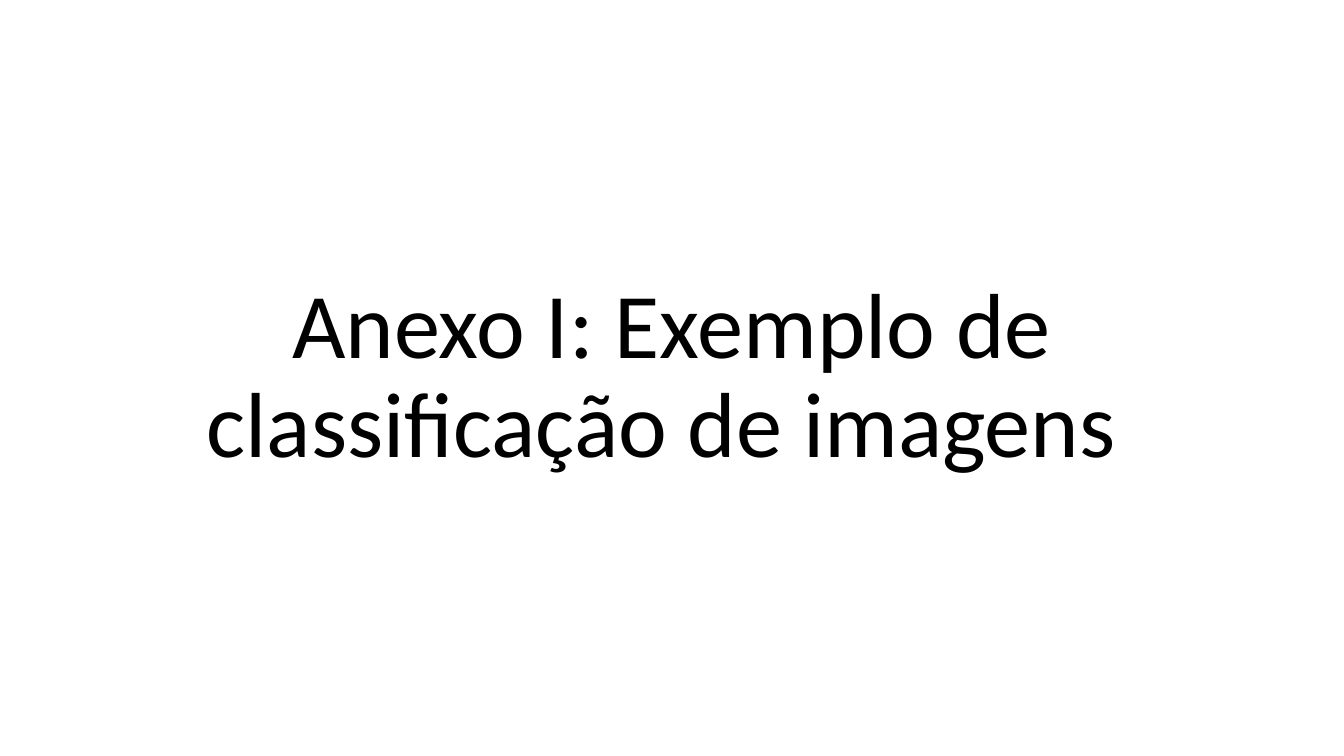
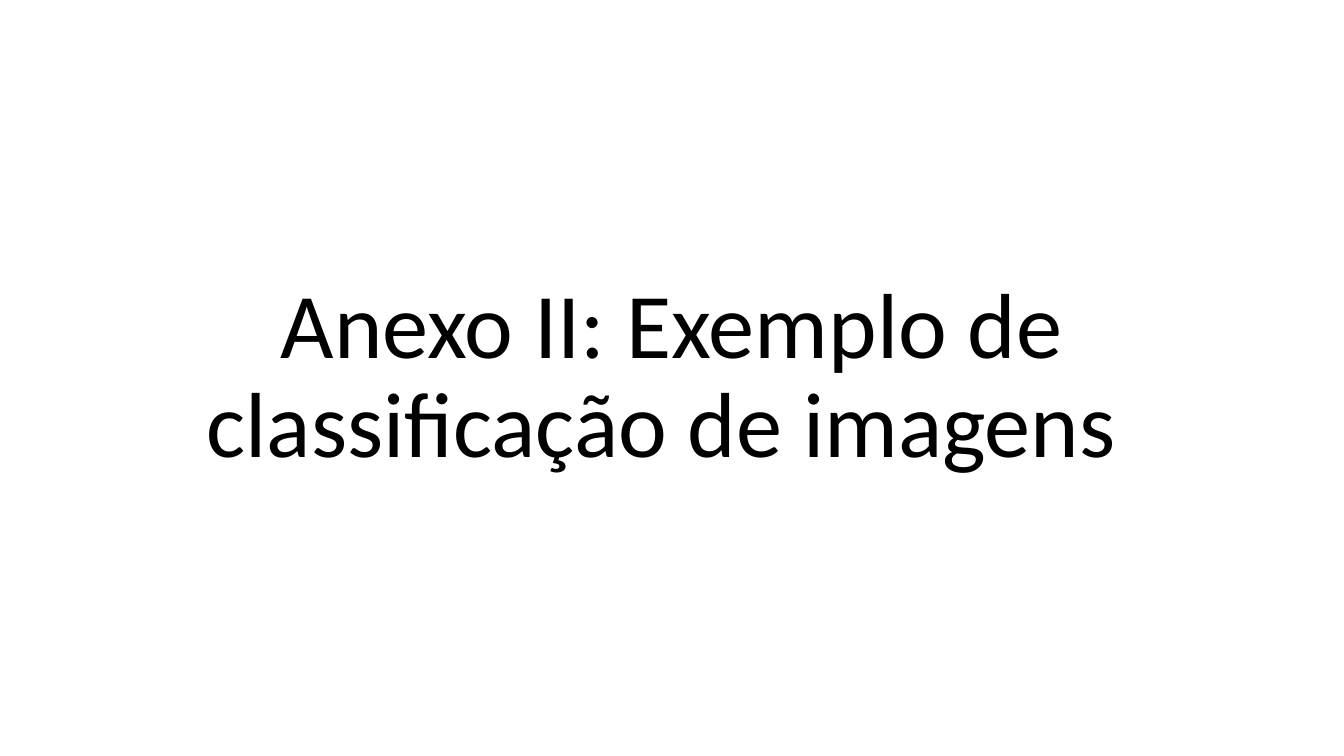
Before and after one commit to zz4fap/c24_inteligencia_artificial, a slide deck: slide 85 of slides/C24_CNN.pptx (slide 83 before the commit). Drawn at 1344x756 pixels with LibreOffice and Linux fonts; fonts in the diff are those of the drawing. Boxes give left, top, right and bottom in pixels: in the first picture for what was removed or moved away, otherwise in the second. Text is boxed around its words. In the diff, an @@ line names an element or a change of style, - is before the commit and + after.

```diff
--- a/slides/C24_CNN.pptx
+++ b/slides/C24_CNN.pptx
@@ text at <box>207,294,1115,473</box>: text changed @@
-Anexo I: Exemplo de classificação de imagens
+Anexo II: Exemplo de classificação de imagens
```
Also in this commit, not shown: 14 other slides changed, 3 slides added, 1 slide removed.
